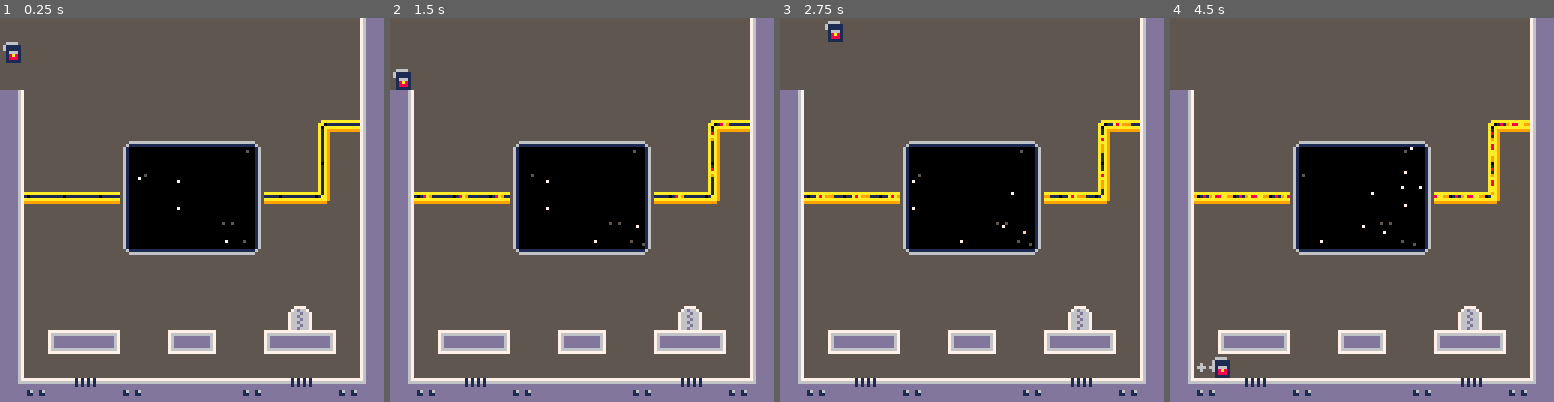
Above: before the commit, frames 1-4 (left to right).
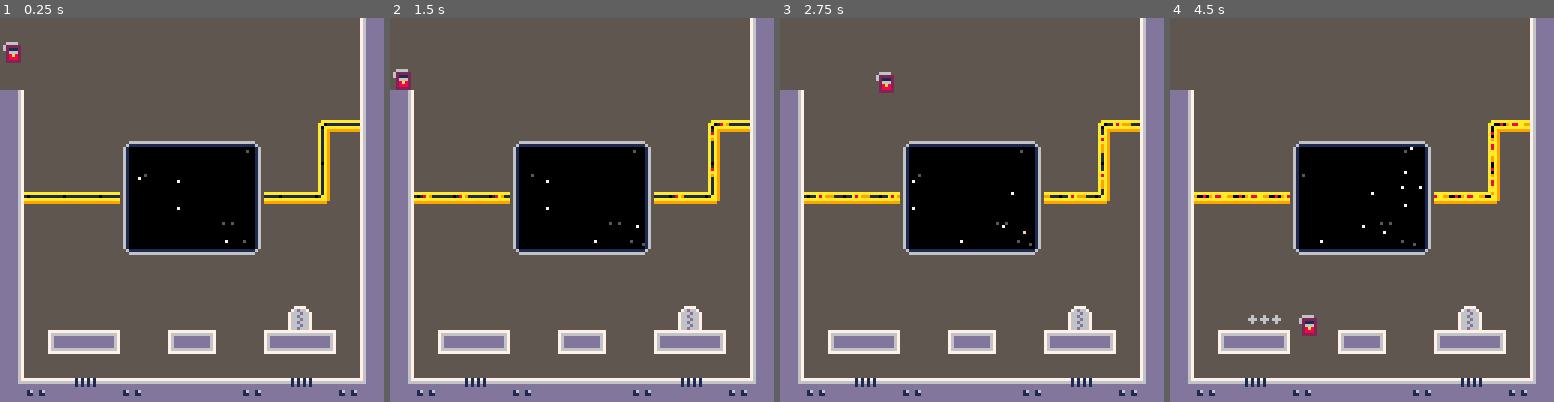
Above: after the commit, the same moments.

Repository: jgradim/gameoff-2020
Game: PICO-8 cartridge moonshot.p8
The game is run twice, just before and just after one commit, with the same random seed, the same clock (stepped at 60 frames per second) and the same inputs.
Inputs:
- Up to frame 1 (0.25 s): no input
- Up to frame 2 (1.5 s): tap X (X key) at 0.33, 1.07 s; tap O (Z key) at 0.7 s
- Up to frame 3 (2.75 s): hold Right 1.6-2.1 s; tap O (Z key) at 1.7, 2.1, 2.5 s; tap X (X key) at 1.85 s; hold Up 2.15-2.42 s; hold Right from 2.47 s (still down)
- Up to frame 4 (4.5 s): tap O (Z key) every 0.4 s from 2.9 to 4.1 s; tap X (X key) at 2.97, 4.08 s; release Right at 3.03 s; hold Left 3.08-3.58 s; hold Down 3.63-3.97 s; hold Right from 4.02 s (still down)

The runs differ from the first frame. In frame 1, 0.1% of the frame differs, in the area x 1-6%, y 7-12%; in frame 2, 0.1%; in frame 3, 0.4%; in frame 4, 0.7%, in the area x 7-88%, y 27-94%.

Commit message:
More stuff and debug printing

Diff:
--- a/moonshot.p8
+++ b/moonshot.p8
@@ -60,7 +60,11 @@
 
  -- foreach(npcs,draw_npc)
  draw_player(p)
- rect(unpack(hitbox))
+ foreach(hitboxes, function(h)rect(unpack(h))end)
+ for i=1,#hitboxes do
+  deli(hitboxes,1)
+ end
+ hit_n=1
 
  if (debug) then
   color(1)
@@ -92,7 +96,8 @@
  and b.y+b.h<=a.y+a.h
 end
 
-hitbox={}
+hitboxes={}
+hit_n=1
 function next_tick_intersects(
  o,flag
 )
@@ -103,7 +108,6 @@
  -- r: Right
  -- b: Bottom
  -- t: Top
- -- t at the end: Tile
  local xl = o.dx+o.x
  local yt = o.dy+o.y
  local xr = o.dx+o.x+o.h
@@ -115,7 +119,8 @@
  yb+=-1
  yt+=2
 
- hitbox={xl,yt,xr,yb,1} -- 1 is color for splaying in rect
+ add(hitboxes, {xl,yt,xr,yb,hit_n})
+  hit_n+=1
 
  local r = {}
 
@@ -226,14 +231,6 @@
  local cols =
   next_tick_intersects(p, 0)
 
- if abs(e.dx)~=0
- and (
-  in_(cols,"⬅️")
-  or in_(cols,"➡️")
- )then
-  e.dx=0
- end
-
  --vertical map collisions
  if e.dy>0 and in_(cols,"⬇️") then
   e.dy=0
@@ -248,6 +245,14 @@
 
  local cols =
   next_tick_intersects(p, 0)
+
+ if abs(e.dx)>0
+ and (
+  in_(cols,"⬅️")
+  or in_(cols,"➡️")
+ )then
+  e.dx=0
+ end
 
  --clamp acceleration
  e.dx=discmid(
